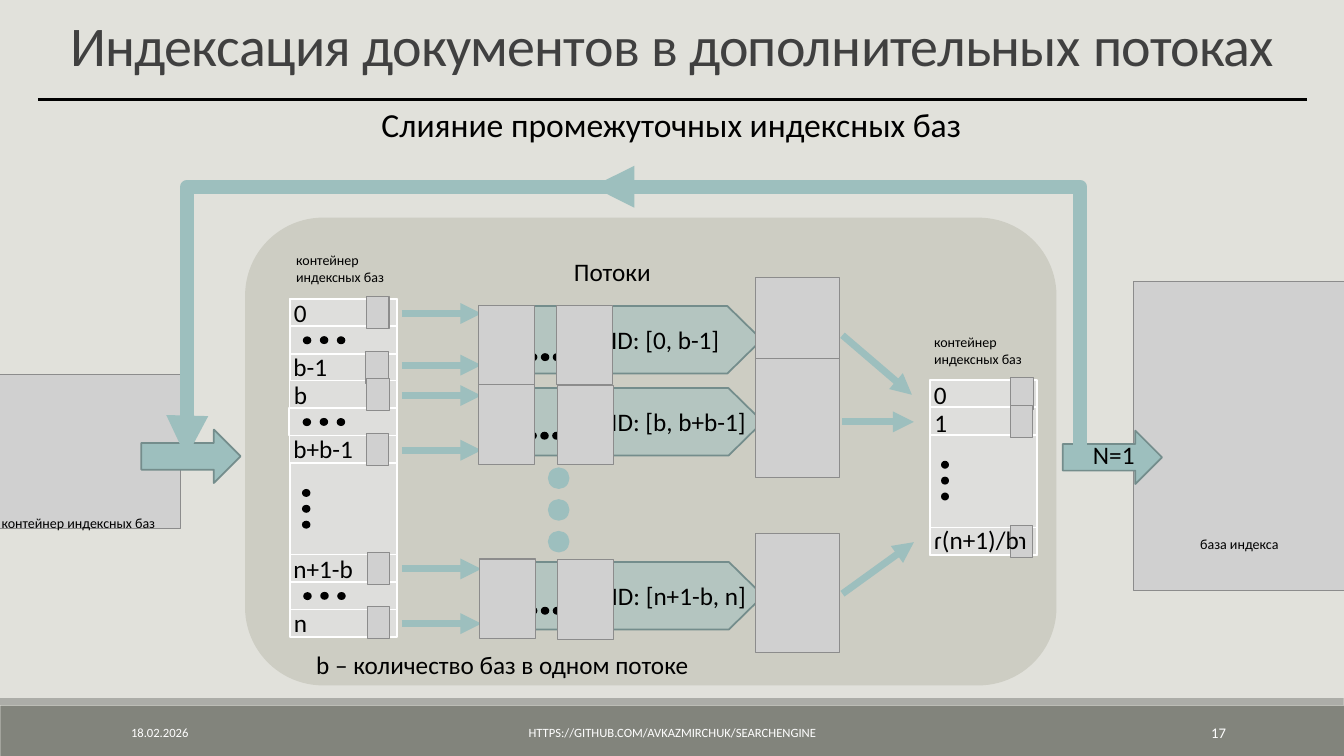
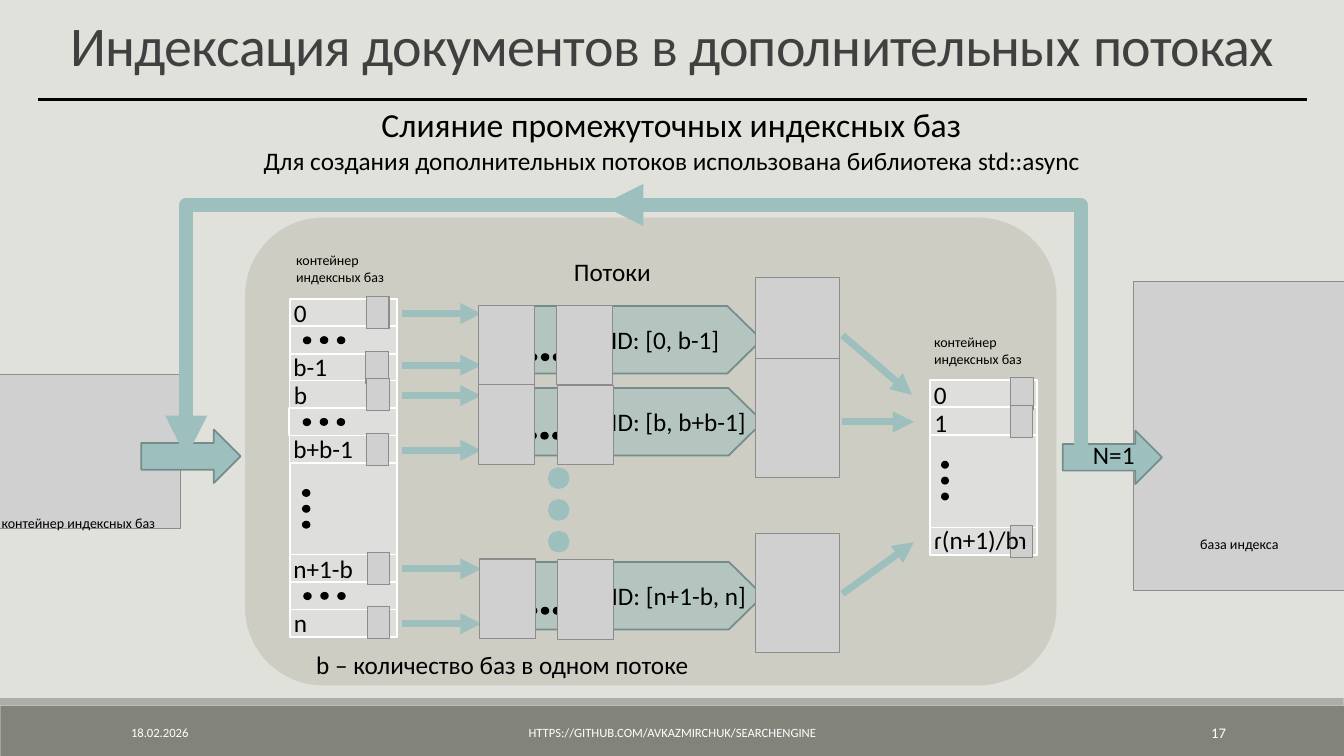
Before and after one commit to AVKazmirchuk/SearchEngine, a slide deck: slide 17 of presentation/защита.pptx. Drawn at 1344x756 pixels with LibreOffice and Linux fonts; fonts in the diff are those of the drawing; grey boxes stand for pictures. Boxes give left, top, right and bottom in pixels: in the first picture for what was removed or moved away, otherwise in the second. Text is boxed around its words. In the diff, an @@ line names an element or a change of style, - is before the commit and + after.

```diff
--- a/presentation/защита.pptx
+++ b/presentation/защита.pptx
@@ text added at <box>264,152,1079,174</box>, 18 pt, text #000000 @@
+Для создания дополнительных потоков использована библиотека std::async
@@ elbow arrow moved from (688, 187) - (187, 458) to (673, 205) - (187, 458) @@
@@ elbow arrow moved from (1080, 457) - (593, 187) to (1080, 457) - (601, 205) @@
```
Also in this commit, not shown: 4 other slides changed.
